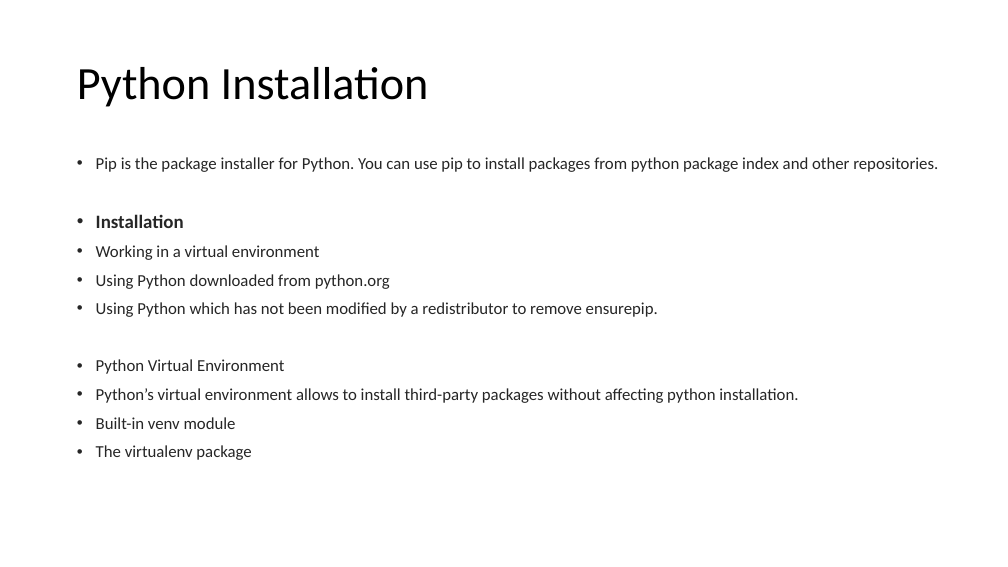
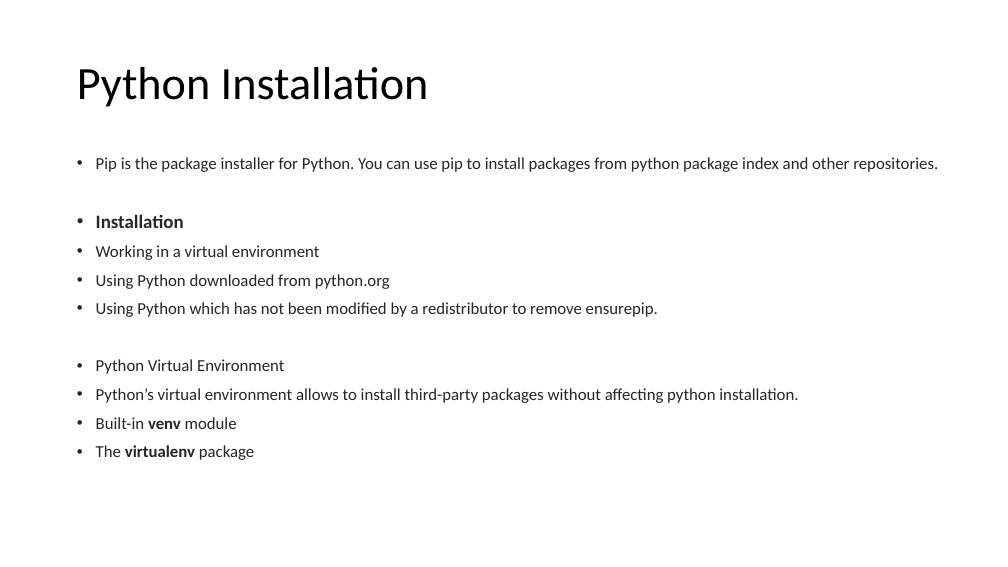
Before and after one commit to imcuteani/Python-Scripting, a slide deck: slide 7 of Slides/Day-1/Python_Scripting_with_Network-Day1.pptx. Drawn at 1008x567 pixels with LibreOffice and Linux fonts; fonts in the diff are those of the drawing. Boxes give left, top, right and bottom in pixels: in the first picture for what was removed or moved away, otherwise in the second. Text is boxed around its words. In the diff, an @@ line names an element or a change of style, - is before the commit and + after.

```diff
--- a/Slides/Day-1/Python_Scripting_with_Network-Day1.pptx
+++ b/Slides/Day-1/Python_Scripting_with_Network-Day1.pptx
@@ text at (x1=96, y1=417, x2=254, y2=460): bold on in "venv", "virtualenv" @@
```
Also in this commit, not shown: 2 other files.
